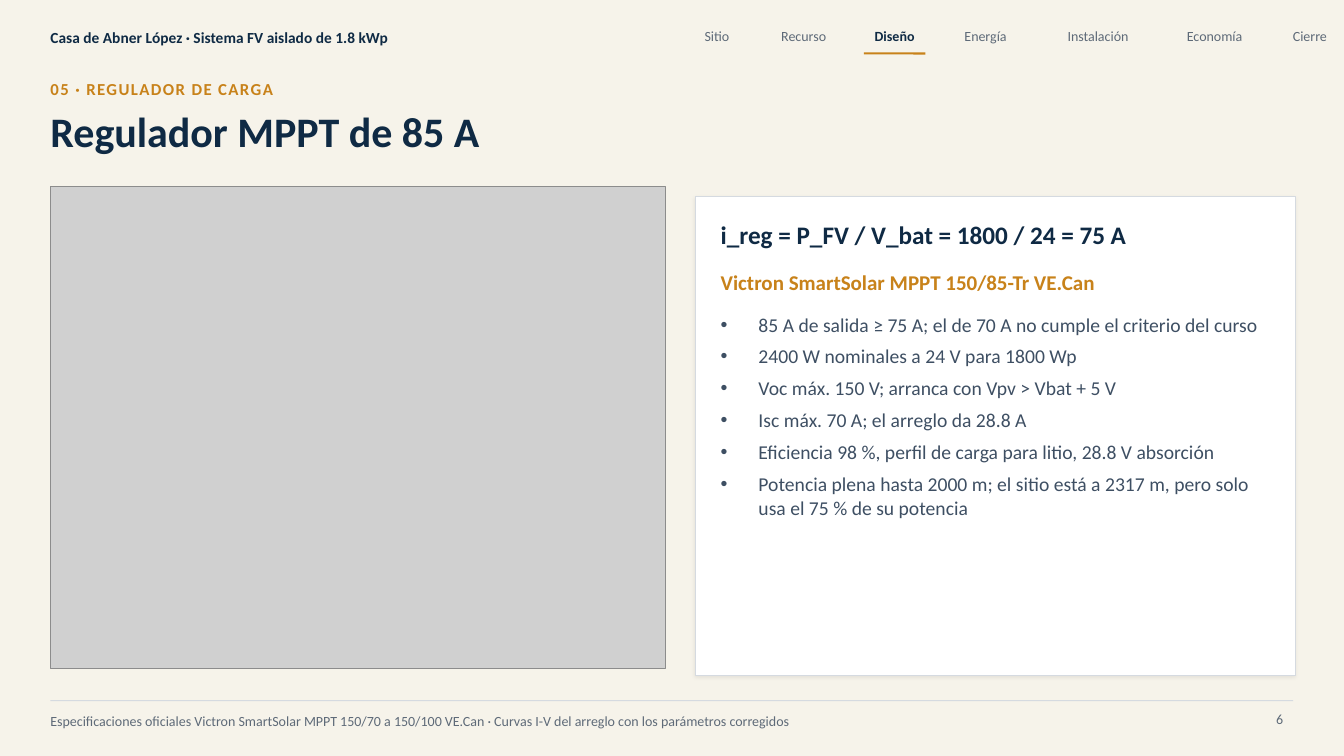
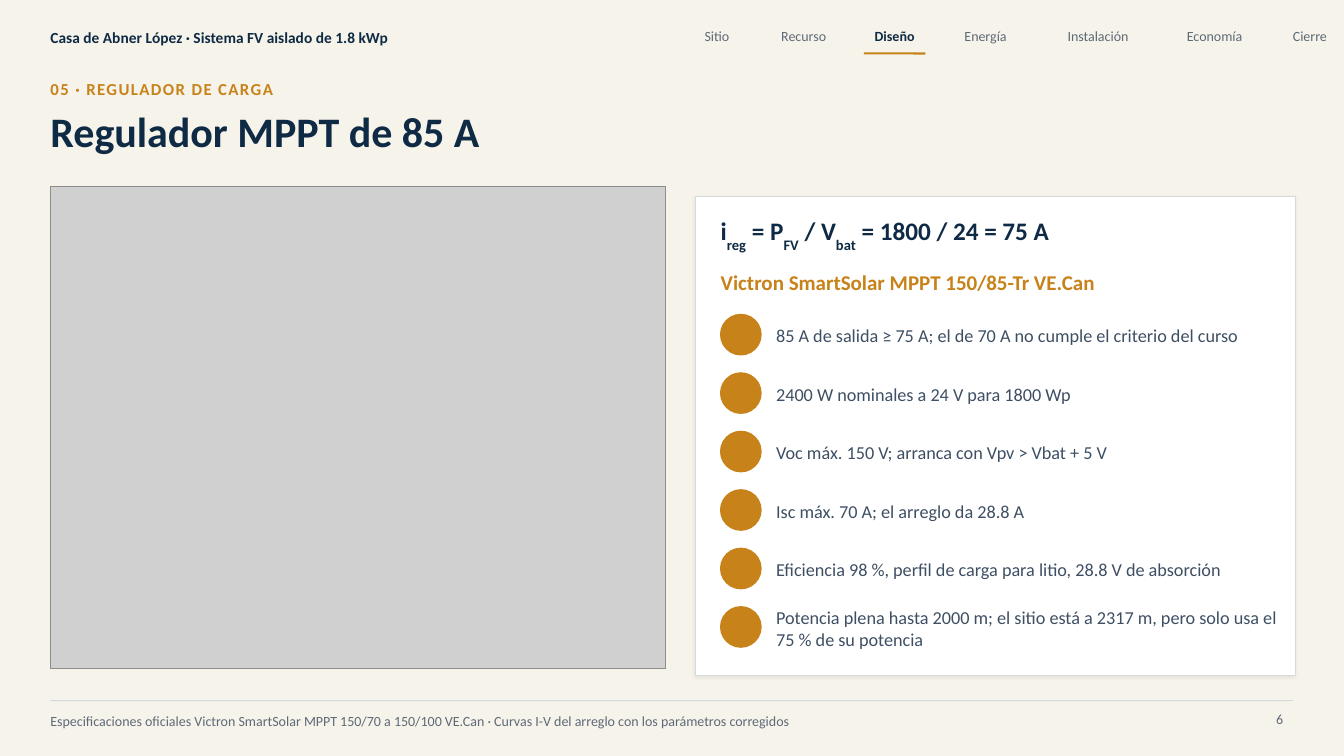
Before and after one commit to Jordis17/PROYECTO-2-FOTOVOLTAICOS, a slide deck: slide 6 of informe/presentacion/Sistema_FV_aislado_Abner_Lopez.pptx. Drawn at 1344x756 pixels with LibreOffice and Linux fonts; fonts in the diff are those of the drawing; grey boxes stand for pictures; background and template pictures are left out. Boxes give left, top, right and bottom in pixels: in the first picture for what was removed or moved away, otherwise in the second. Text is boxed around its words. In the diff, an @@ line names an element or a change of style, - is before the commit and + after.

```diff
--- a/informe/presentacion/Sistema_FV_aislado_Abner_Lopez.pptx
+++ b/informe/presentacion/Sistema_FV_aislado_Abner_Lopez.pptx
@@ text at bbox=[880, 222, 1049, 240]: text changed @@
-i_reg = P_FV / V_bat = 1800 / 24 = 75 A
+ireg = PFV / Vbat = 1800 / 24 = 75 A
@@ ellipse added at bbox=[721, 315, 761, 355], fill #C8821A, outline #C8821A 1 pt @@
@@ text removed at bbox=[758, 318, 1257, 518] @@
-• 85 A de salida ≥ 75 A; el de 70 A no cumple el criterio del curso
-• 2400 W nominales a 24 V para 1800 Wp
-• Voc máx. 150 V; arranca con Vpv > Vbat + 5 V
-• Isc máx. 70 A; el arreglo da 28.8 A
-• Eficiencia 98 %, perfil de carga para litio, 28.8 V absorción
-• Potencia plena hasta 2000 m; el sitio está a 2317 m, pero solo usa el 75 % de su potencia
@@ text added at bbox=[776, 329, 1238, 345], 13 pt, text #3E4F63 @@
+85 A de salida ≥ 75 A; el de 70 A no cumple el criterio del curso
@@ ellipse added at bbox=[721, 373, 761, 413], fill #C8821A, outline #C8821A 1 pt @@
@@ text added at bbox=[776, 388, 1070, 404], 13 pt, text #3E4F63 @@
+2400 W nominales a 24 V para 1800 Wp
@@ ellipse added at bbox=[721, 432, 761, 472], fill #C8821A, outline #C8821A 1 pt @@
@@ text added at bbox=[776, 446, 1107, 462], 13 pt, text #3E4F63 @@
+Voc máx. 150 V; arranca con Vpv > Vbat + 5 V
@@ ellipse added at bbox=[721, 490, 761, 530], fill #C8821A, outline #C8821A 1 pt @@
@@ text added at bbox=[776, 505, 1025, 521], 13 pt, text #3E4F63 @@
+Isc máx. 70 A; el arreglo da 28.8 A
@@ ellipse added at bbox=[721, 548, 761, 589], fill #C8821A, outline #C8821A 1 pt @@
@@ text added at bbox=[776, 563, 1221, 579], 13 pt, text #3E4F63 @@
+Eficiencia 98 %, perfil de carga para litio, 28.8 V de absorción
@@ ellipse added at bbox=[721, 607, 761, 647], fill #C8821A, outline #C8821A 1 pt @@
@@ text added at bbox=[776, 611, 1276, 649], 13 pt, text #3E4F63 @@
+Potencia plena hasta 2000 m; el sitio está a 2317 m, pero solo usa el 75 % de su potencia
```
Also in this commit, not shown: 9 other slides changed, 16 other files.
